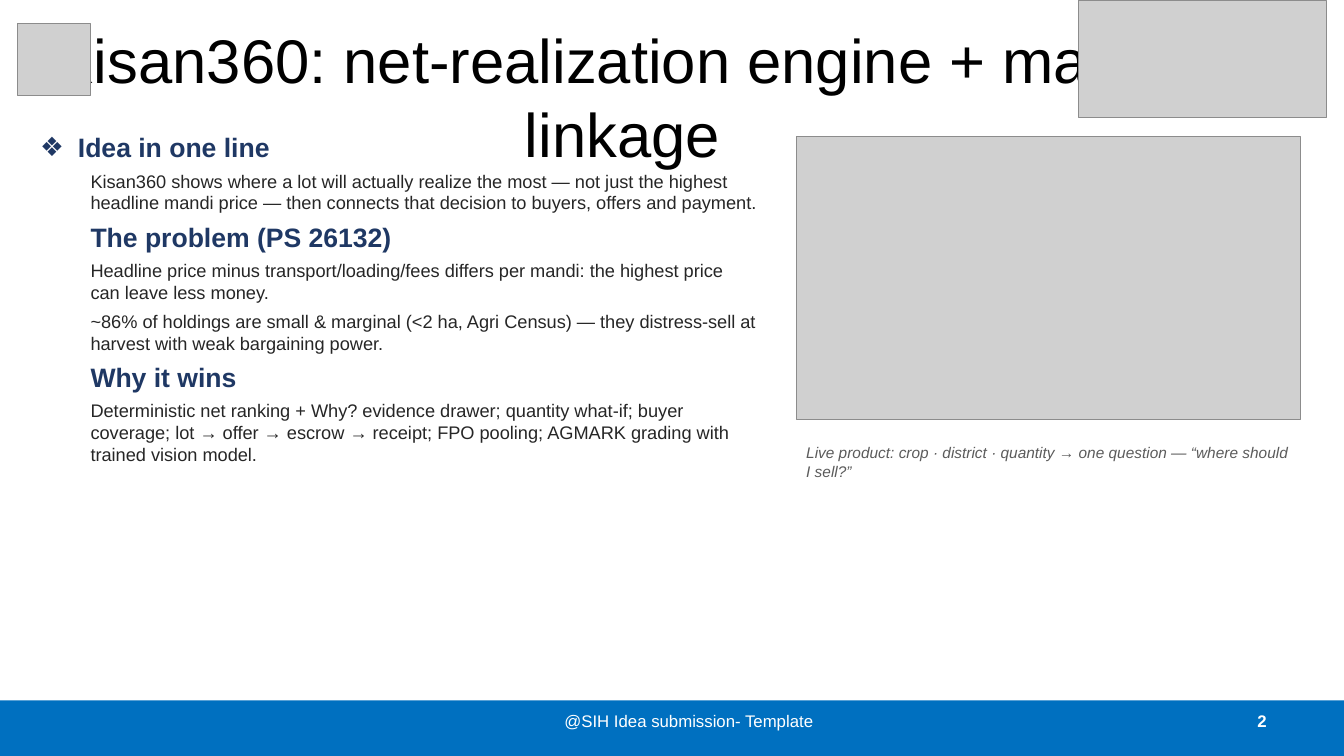
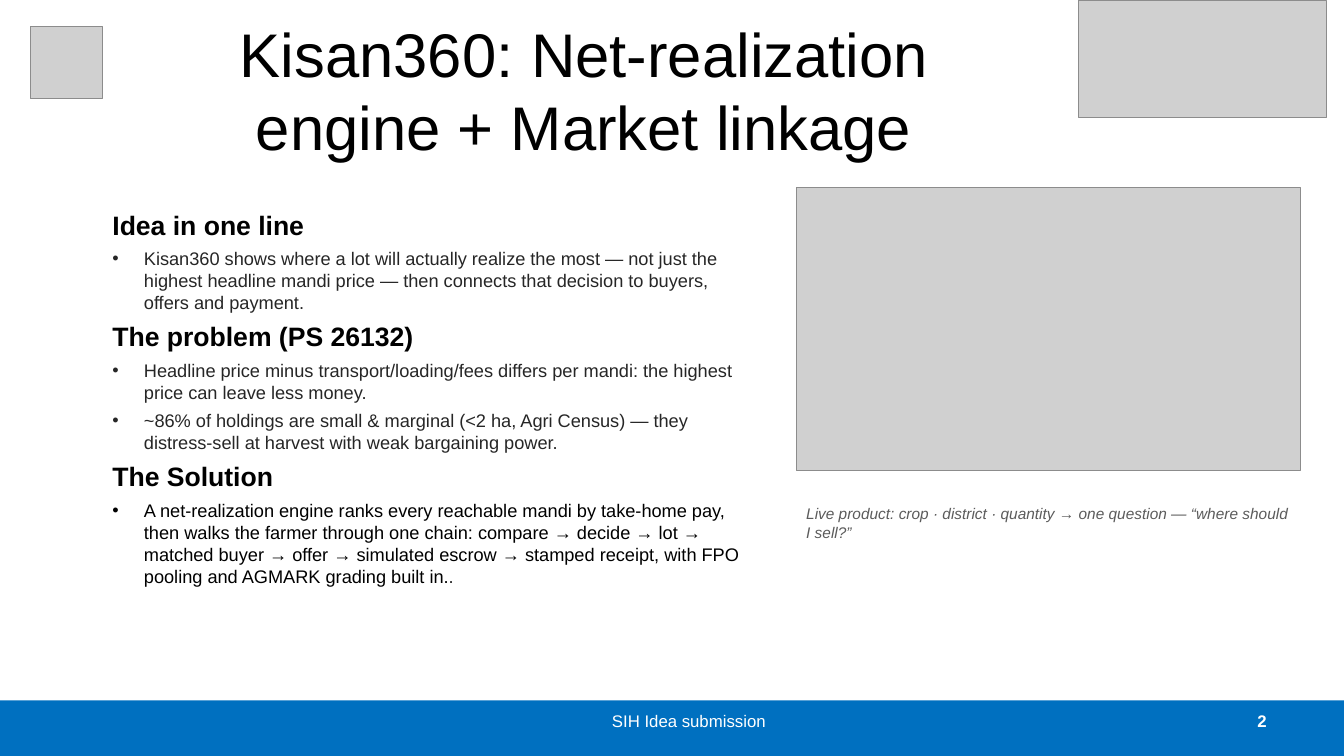
Before and after one commit to Kissan-360/Kisan360_new, a slide deck: slide 2 of Kisan360_SIH26132_Idea_PPT_v4.pptx. Drawn at 1344x756 pixels with LibreOffice and Linux fonts; fonts in the diff are those of the drawing; grey boxes stand for pictures. Boxes give left, top, right and bottom in pixels: in the first picture for what was removed or moved away, otherwise in the second. Text is boxed around its words. In the diff, an @@ line names an element or a change of style, - is before the commit and + after.

```diff
--- a/Kisan360_SIH26132_Idea_PPT_v4.pptx
+++ b/Kisan360_SIH26132_Idea_PPT_v4.pptx
@@ picture moved from (x1=18, y1=23, x2=91, y2=96) to (x1=30, y1=26, x2=103, y2=99) @@
@@ title at (x1=240, y1=32, x2=928, y2=162): text changed @@
-Kisan360: net-realization engine + market linkage
+Kisan360: Net-realization engine + Market linkage
@@ text "Idea in one line" moved from (x1=78, y1=137, x2=757, y2=461) to (x1=112, y1=215, x2=739, y2=587) @@
@@ picture moved from (x1=797, y1=136, x2=1301, y2=419) to (x1=797, y1=188, x2=1301, y2=471) @@
@@ text at (x1=112, y1=215, x2=732, y2=453): text colour #1F3864 to #000000 in "Idea in one line", "The problem (PS 26132)"; bullet ❖ to none; bullet none to •; list level 2 to 1 in "Kisan360 shows where a lot ..."; list level 2 to 1 in "Headline price minus transport/loading/fees differs ..."; list level 2 to 1 in "~86% of holdings are small ..." @@
@@ text at (x1=112, y1=466, x2=739, y2=587): text changed; text colour #262626 to #000000 @@
-Why it wins
-  Deterministic net ranking + Why? evidence drawer; quantity what-if; buyer coverage; lot → offer → escrow → receipt; FPO pooling; AGMARK grading with trained vision model.
+The Solution
+• A net-realization engine ranks every reachable mandi by take-home pay, then walks the farmer through one chain: compare → decide → lot → matched buyer → offer → simulated escrow → stamped receipt, with FPO pooling and AGMARK grading built in..
@@ text "Live product: crop · district ..." moved from (x1=806, y1=447, x2=1287, y2=477) to (x1=806, y1=508, x2=1287, y2=538) @@
@@ text at (x1=612, y1=715, x2=766, y2=727): text changed @@
-@SIH Idea submission- Template
+SIH Idea submission
```
Also in this commit, not shown: 5 other slides changed, 11 other files.
